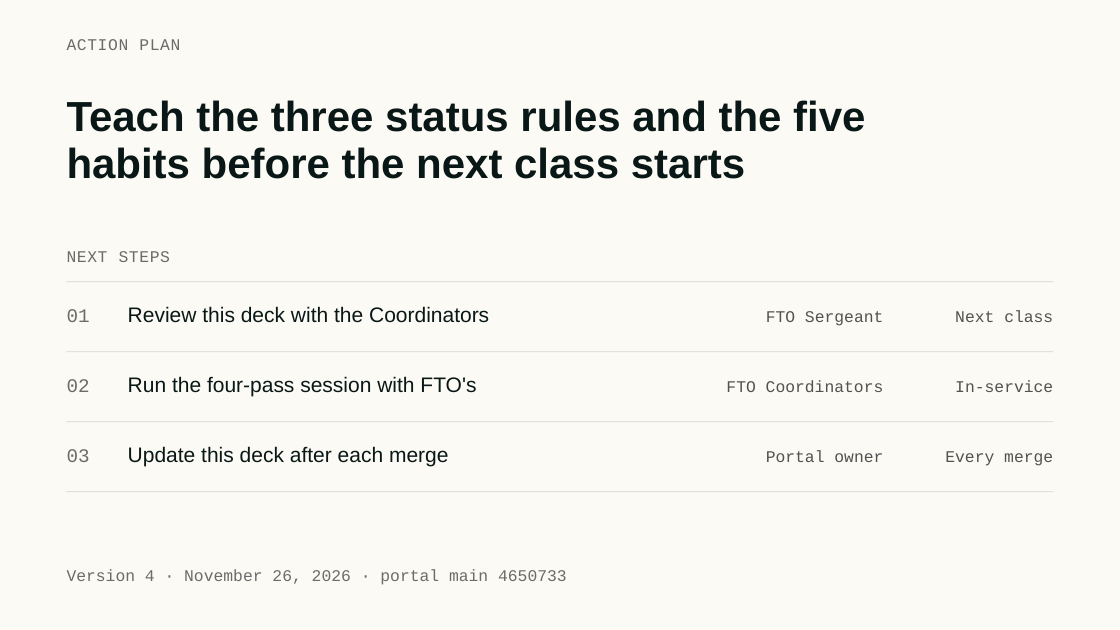
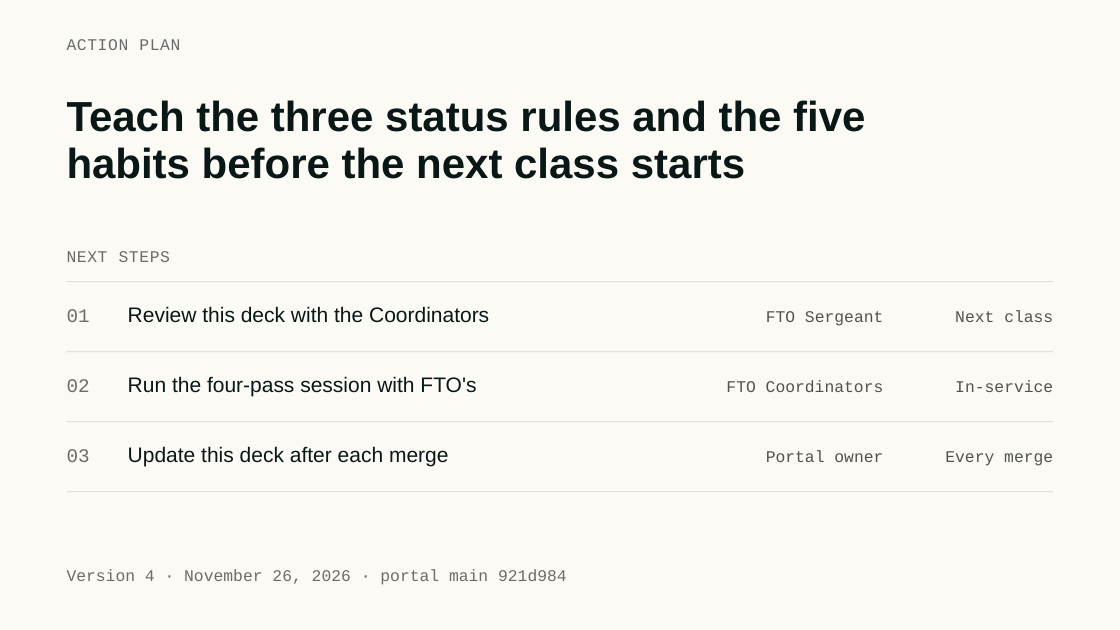
Before and after one commit to fitfo2019-dev/CPD-FTO-PORTAL, a slide deck: slide 24 of docs/training/FTO-Portal-Training-Deck.pptx. Drawn at 1120x630 pixels with LibreOffice and Linux fonts; fonts in the diff are those of the drawing. Boxes give left, top, right and bottom in pixels: in the first picture for what was removed or moved away, otherwise in the second. Text is boxed around its words. In the diff, an @@ line names an element or a change of style, - is before the commit and + after.

Commit message:
Training deck: update to main 921d984

```diff
--- a/docs/training/FTO-Portal-Training-Deck.pptx
+++ b/docs/training/FTO-Portal-Training-Deck.pptx
@@ text at (67,569,567,585): text changed @@
-Version 4 · November 26, 2026 · portal main 4650733
+Version 4 · November 26, 2026 · portal main 921d984
```
Also in this commit, not shown: 1 other slide changed, 1 other file.
